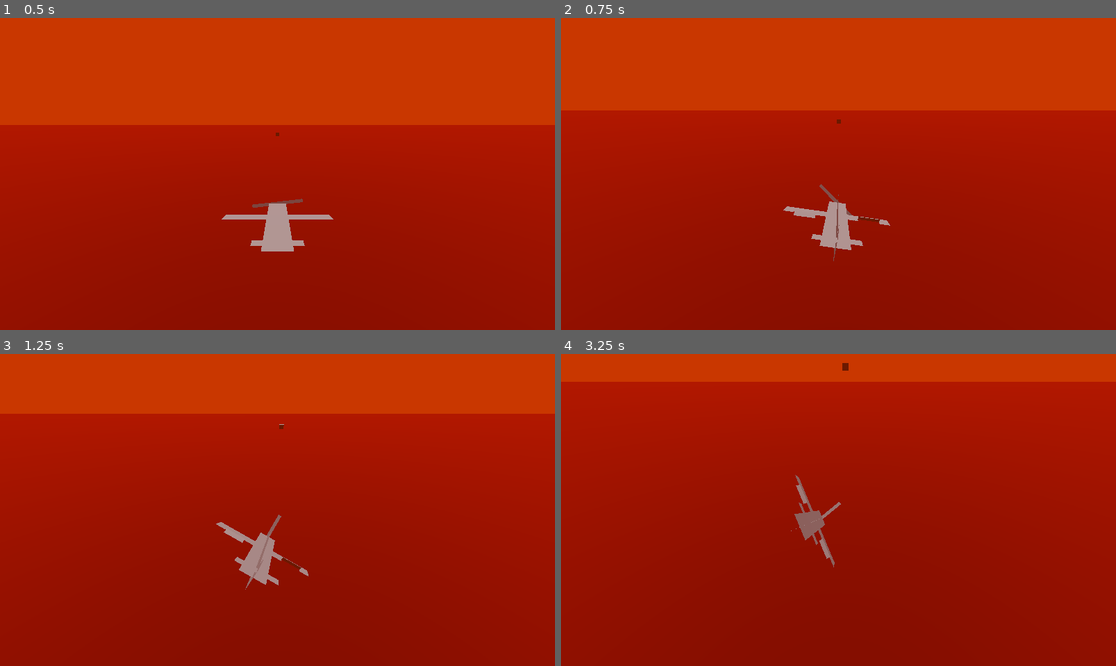
Above: before the commit, frames 1-4 (two rows, left to right).
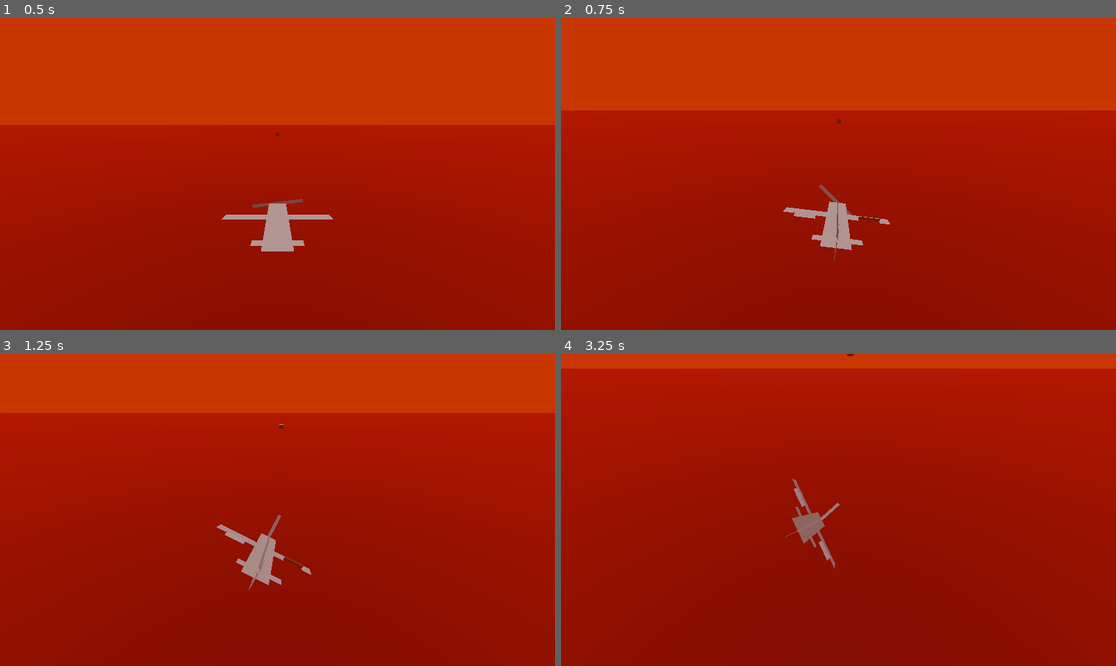
Above: after the commit, the same moments.

Repository: proximadams/Paper-Pilots
Game: Godot game, scene res://scenes/level.tscn
Two runs of this game, one before a commit and one after it. Both use one fixed random seed, a clock stepped at 60 frames per second and the inputs below.
Inputs:
- Up to frame 1 (0.5 s): no input
- Up to frame 2 (0.75 s): hold Right (move_right) from 0.53 s (still down); hold J (shoot) from 0.53 s (still down)
- Up to frame 3 (1.25 s): keep holding Right (move_right); keep holding J (shoot)
- Up to frame 4 (3.25 s): release Right (move_right) at 1.28 s; release J (shoot) at 1.28 s; hold Down (move_down) 1.28-2.03 s; tap J (shoot) at 1.35, 2.85 s; hold Right (move_right) 2.03-2.78 s; hold J (shoot) 2.03-2.78 s; hold Up (move_up) from 2.78 s (still down)

Frame 1 is identical in both runs. In frame 2, 0.1% of the frame differs, in the area x 40-60%, y 53-78%; in frame 3, 0.6%; in frame 4, 4.6%, in the area x 0-100%, y 0-69%.

Commit message:
improve rotation speed

Diff:
--- a/scripts/player.gd
+++ b/scripts/player.gd
@@ -46,8 +46,8 @@
 	move_and_slide()
 
 func handle_rotation(delta: float) -> void:
-	var speedMultX = 0.6 + (0.001 * (sqrt(propulsionSpeed * abs(fallSpeed))))
-	var speedMultY = 0.5 + (0.0007 * (sqrt(propulsionSpeed * abs(fallSpeed))))
+	var speedMultX = 0.3 + (0.003 * (sqrt(propulsionSpeed * abs(fallSpeed))))
+	var speedMultY = 0.4 + (0.0008 * (sqrt(propulsionSpeed * abs(fallSpeed))))
 	var inputDirection = get_input_direction()
 	if 0.0 < propulsionSpeed or rad_to_deg(rotation.x) < 80.0 or 100.0 < rad_to_deg(rotation.x):
 		rotate_object_local(Vector3.RIGHT, delta * inputDirection.y * speedMultY)
